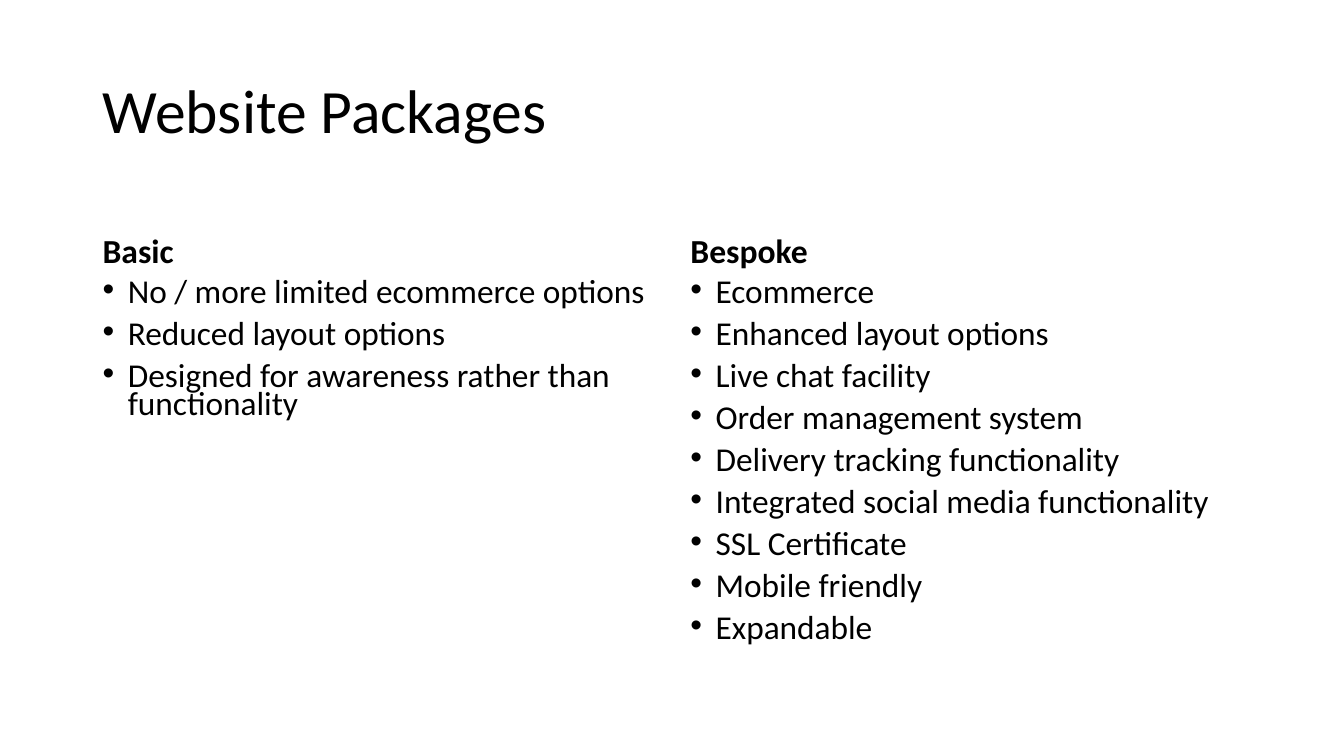
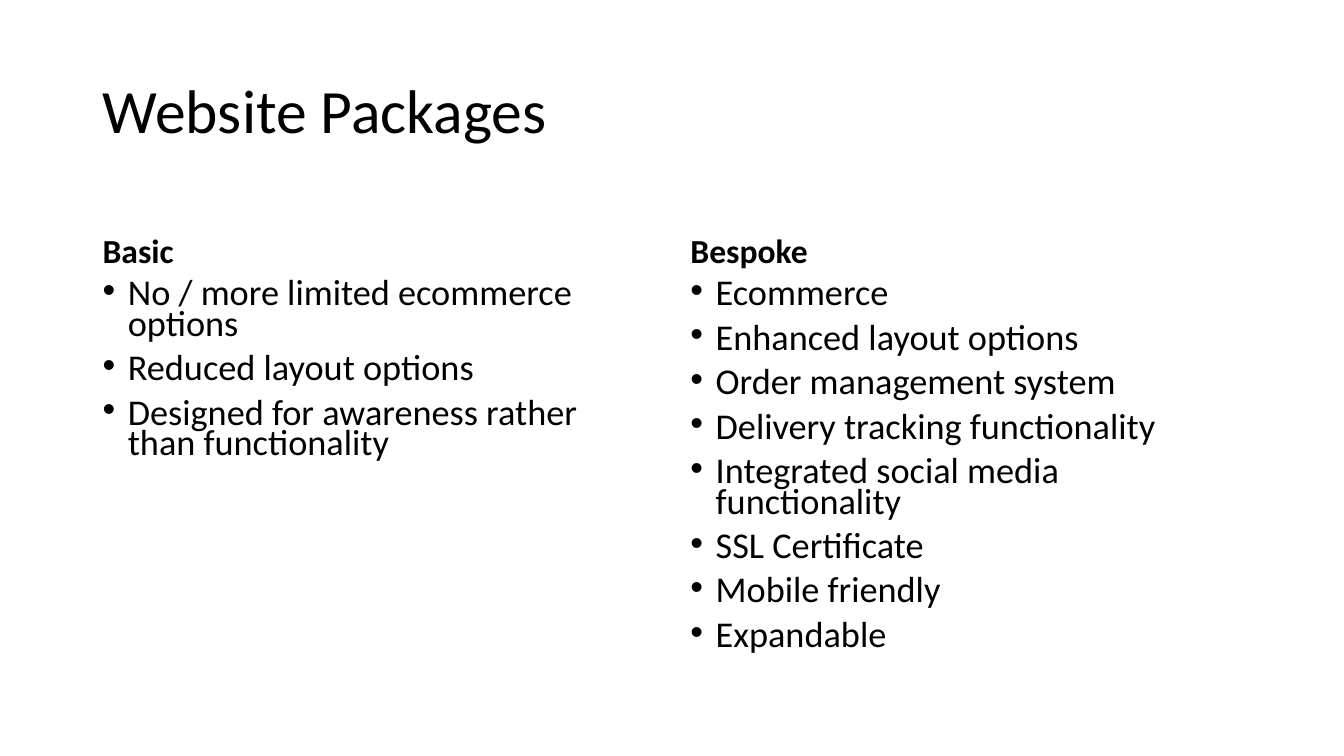
Before and after one commit to Christopher-Annandale/davetoys, a slide deck: slide 1 of Presentation slides.pptx. Drawn at 1344x756 pixels with LibreOffice and Linux fonts; fonts in the diff are those of the drawing. Boxes give left, top, right and bottom in pixels: in the first picture for what was removed or moved away, otherwise in the second. Text is boxed around its words. In the diff, an @@ line names an element or a change of style, - is before the commit and + after.

```diff
--- a/Presentation slides.pptx
+++ b/Presentation slides.pptx
@@ text "No / more limited ecommerce ..." at (x1=128, y1=279, x2=577, y2=461): size 23.8 to 25.9 pt @@
@@ text "Ecommerce" at (x1=716, y1=281, x2=1155, y2=653): size 23.8 to 25.9 pt @@
@@ text at (x1=716, y1=364, x2=931, y2=393): paragraph removed @@
-• Live chat facility
```
Also in this commit, not shown: 3 other slides changed, 1 slide removed.
